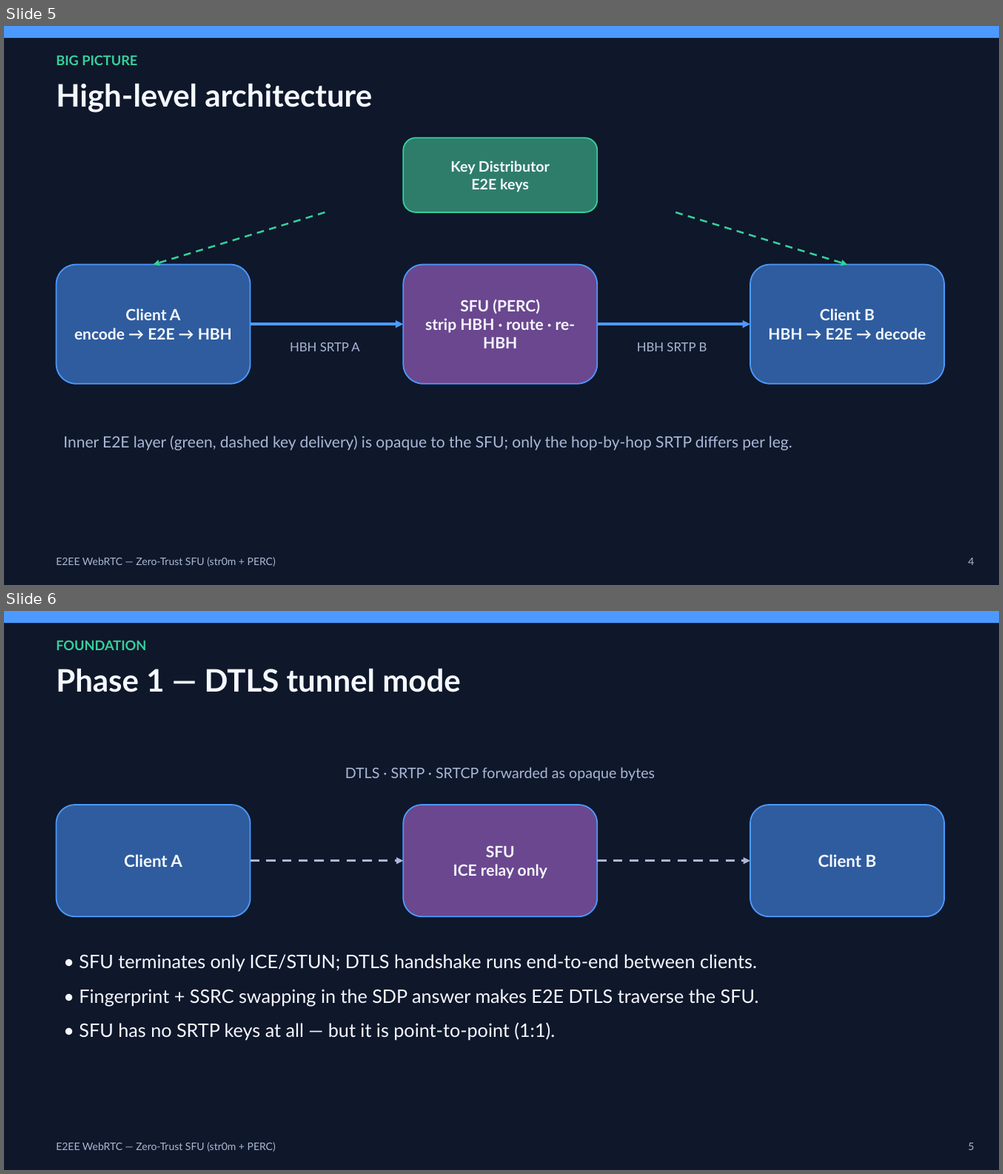
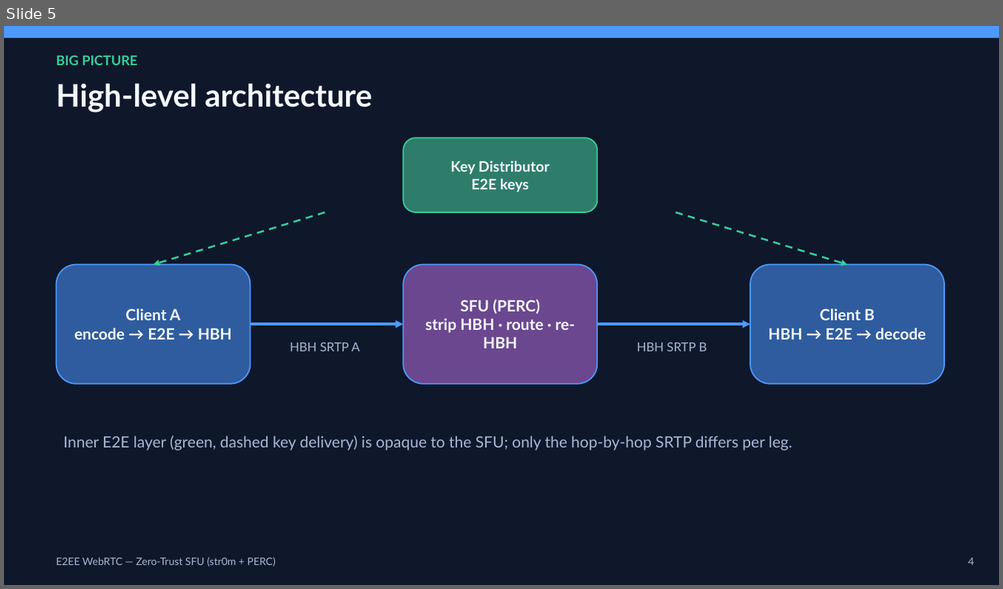
Before and after one commit to mosamorosev/str0m-e2ee, a slide deck: docs/E2EE-Architecture.pptx. Shown one above the other, each under a label of ours: slides 5 and 6 before the commit, slide 5 after it. The pictures are 1003x1174 and 1003x589 pixels, drawn with LibreOffice and Linux fonts; fonts in the diff are those of the drawing. Boxes give left, top, right and bottom in pixels: in the first picture for what was removed or moved away, otherwise in the second. Text is boxed around its words. In the diff, an @@ line names an element or a change of style, - is before the commit and + after.

```diff
--- a/docs/E2EE-Architecture.pptx
+++ b/docs/E2EE-Architecture.pptx
@@ slide 6 removed at box(4, 611, 999, 1170), background #FFFFFF @@
@@ rectangle removed at box(4, 611, 999, 1170) @@
@@ rectangle removed at box(4, 611, 999, 623) @@
@@ text removed at box(56, 640, 146, 650) @@
-FOUNDATION
@@ text removed at box(56, 668, 460, 692) @@
-Phase 1 — DTLS tunnel mode
@@ text removed at box(345, 767, 654, 781) @@
-DTLS · SRTP · SRTCP forwarded as opaque bytes
@@ rounded rectangle removed at box(57, 805, 250, 917) @@
-Client A
@@ rounded rectangle removed at box(403, 805, 597, 917) @@
-SFU
-ICE relay only
@@ rounded rectangle removed at box(750, 805, 944, 917) @@
-Client B
@@ arrow removed from (250, 861) to (403, 861) @@
@@ arrow removed from (597, 861) to (750, 861) @@
@@ text removed at box(79, 954, 759, 1041) @@
-• SFU terminates only ICE/STUN; DTLS handshake runs end-to-end between clients.
-• Fingerprint + SSRC swapping in the SDP answer makes E2E DTLS traverse the SFU.
-• SFU has no SRTP keys at all — but it is point-to-point (1:1).
@@ text removed at box(56, 1142, 276, 1152) @@
-E2EE WebRTC — Zero-Trust SFU (str0m + PERC)
@@ text removed at box(967, 1143, 973, 1150) @@
-5
```
Also in this commit, not shown: 11 slides changed, 7 other files.
